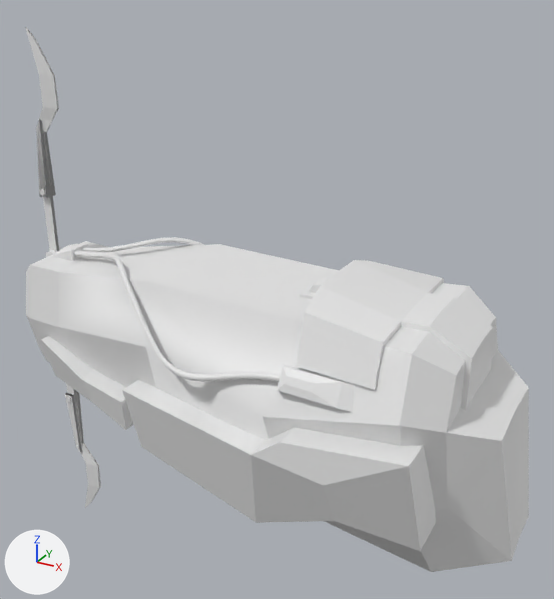
A saved change to the FBX model UltraPortalAssets/Assets/Bundles/Weapons/Art/UltraPortalGun.fbx.
Both versions are drawn from a 50 mm camera at (0.92, -1.453, 0.974) aimed at (0.085, 0.064, 0.216). The axes (+X, +Y, +Z) are drawn at lower left. The lights are the same throughout. Where no turn or scale is listed for an object, it has been applied to the vertices. Vertices at the same position are counted once.

Objects in the first picture: 'PortalGunMesh'.
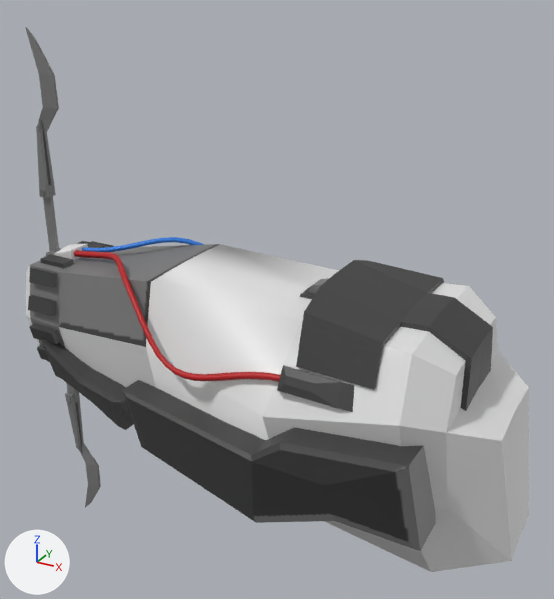
What changed in the scene script:
```text
Add img_portalgundiffuse_png:
    img_portalgundiffuse_png = load_image('PortalGunDiffuse.png', 'PortalGunDiffuse.png', 512, 512, 'sRGB')
Add mat_portalgundiffuse:
    mat_portalgundiffuse = principled_material('PortalGunDiffuse')
    mat_portalgundiffuse.texture = img_portalgundiffuse_png  # with its transparency
Add mat_glass:
    mat_glass = principled_material('Glass')
    mat_glass.base_color = (0.8, 0.8, 0.8)  # white #e7e7e7
    mat_glass.roughness = 0.4
Change me_cylinder_005:
    used by ob_portalgunmesh; location = (-0.29, -0.001, 0.119)
    remove me_cylinder_005.from_pydata(...)  # 878 vertices, 756 faces; spans x -0.306..1.031, y -0.319..0.319, z -0.749..0.709
    add me_cylinder_005.from_pydata(...)  # 831 vertices, 702 faces; spans x -0.306..1.031, y -0.326..0.326, z -0.749..0.709
    me_cylinder_005 part 1: 13 loose pieces with 156 vertices, spanning x -0.306..0.34, y -0.098..0.098, z -0.527..0.709, are deleted
    me_cylinder_005 part 2
    28 vertices are removed from x -0.291..-0.194, y -0.008..0.008, z -0.749..0.155
    72 faces are deleted
    4 vertices move within x -0.259, y -0.008..0.008, z -0.641..-0.56
    89 vertices are added at x -0.274..0.855, y -0.326..0.326, z -0.298..0.177
    48 new vertices lie (0.081, 0.0, 0.0) away from vertices in x -0.259, y -0.151..0.151, z -0.18..0.137
    152 new faces join them, mat_portalgundiffuse (picture img_portalgundiffuse_png)
    me_cylinder_005 part 3: 566 kept faces spanning x -0.306..1.031, y -0.311..0.311, z -0.749..0.709 get new texture (UV) coordinates
    me_cylinder_005 part 4: 562 faces spanning x -0.306..1.031, y -0.311..0.311, z -0.749..0.709 switch from no material to mat_portalgundiffuse (picture img_portalgundiffuse_png)
    add me_cylinder_005.materials.append(mat_glass)  # white #e7e7e7
```

Changed parts and their boxes [x1, y1, x2, y2] in the pictures (554 x 599 px):
part 1 of me_cylinder_005, deleted: before [25, 27, 84, 452]
part 2 of me_cylinder_005, built on: before [41, 244, 420, 551]; after [28, 241, 420, 551]
part 3 of me_cylinder_005, surface changed: [146, 244, 339, 416] in both
part 4 of me_cylinder_005, recoloured (white to grey): [26, 29, 498, 554] in both
